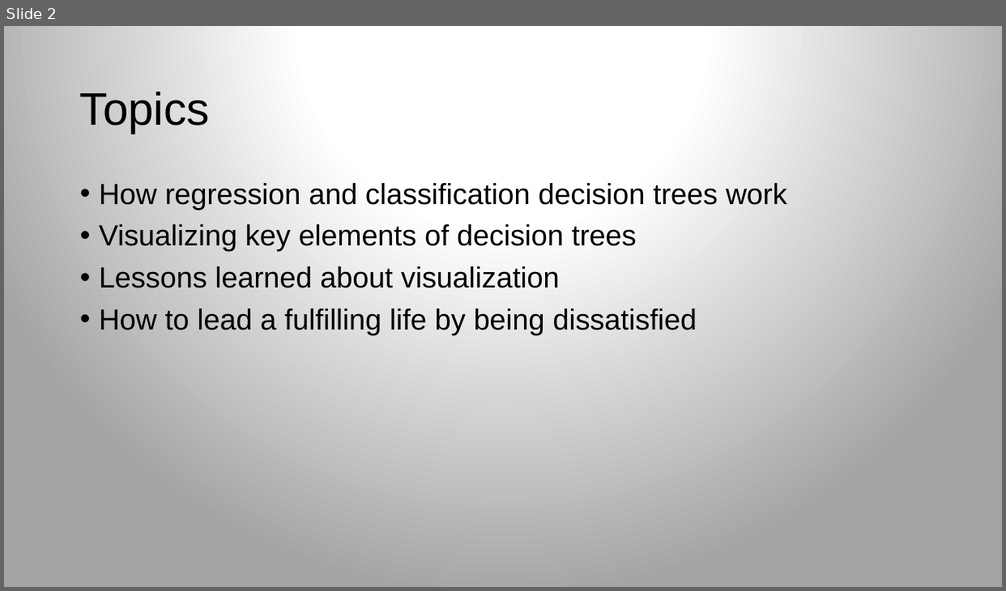
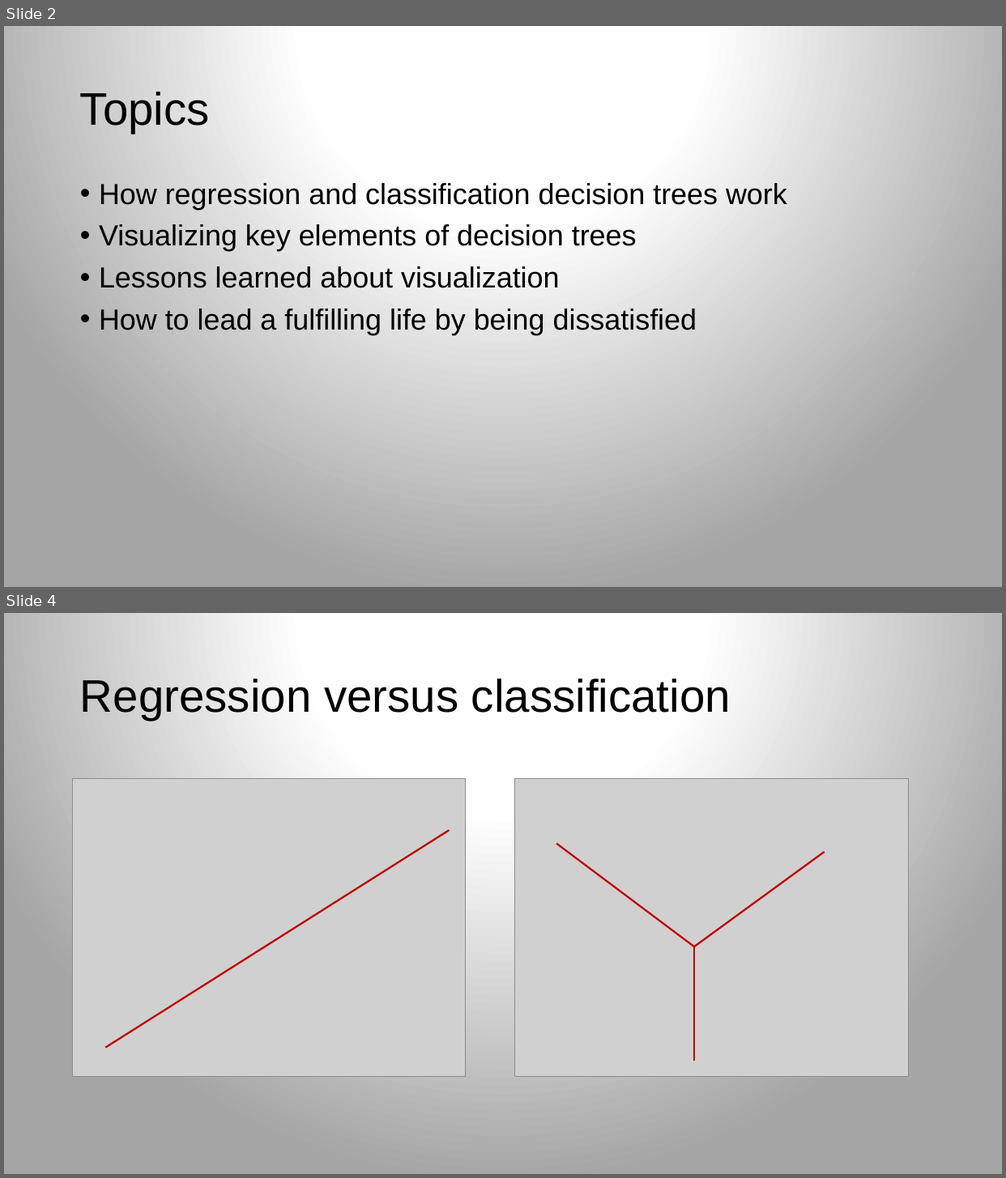
Before and after one commit to rspadim/dtreeviz, a slide deck: talk/dtreeviz.pptx. Shown one above the other, each under a label of ours: slide 2 before the commit, slides 2 and 4 after it; the slides between them are not shown. The pictures are 1006x591 and 1006x1178 pixels, drawn with LibreOffice and Linux fonts; fonts in the diff are those of the drawing; grey boxes stand for pictures; background and template pictures are left out. Boxes give left, top, right and bottom in pixels: in the first picture for what was removed or moved away, otherwise in the second. Text is boxed around its words. In the diff, an @@ line names an element or a change of style, - is before the commit and + after.

```diff
--- a/talk/dtreeviz.pptx
+++ b/talk/dtreeviz.pptx
@@ slide 4 added at [4, 613, 1002, 1174], background gradient #FFFFFF to #A5A5A5 @@
@@ title added at [80, 679, 731, 720], 44 pt, text #000000 @@
+Regression versus classification
@@ picture added at [73, 778, 466, 1077] @@
@@ picture added at [515, 778, 908, 1077] @@
@@ line added from (106, 1048) to (450, 830), #C00000 1.75 pt @@
@@ line added from (556, 844) to (694, 947), #C00000 1.75 pt @@
@@ line added from (694, 947) to (825, 852), #C00000 1.75 pt @@
@@ line added from (694, 1062) to (694, 947), #C00000 1.75 pt @@
```
Also in this commit, not shown: 1 slide changed, 9 other slides added, 2 other files.
